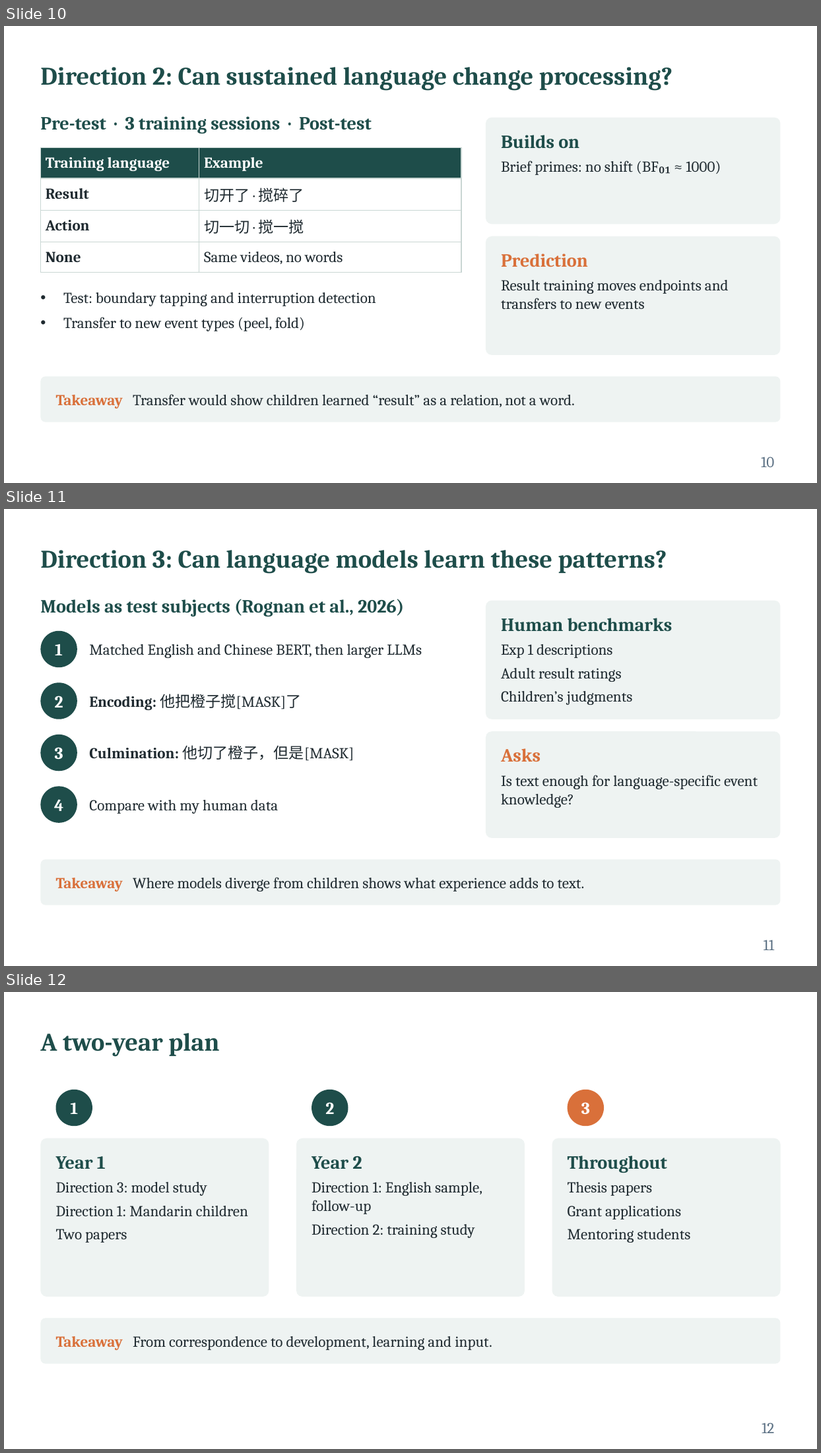
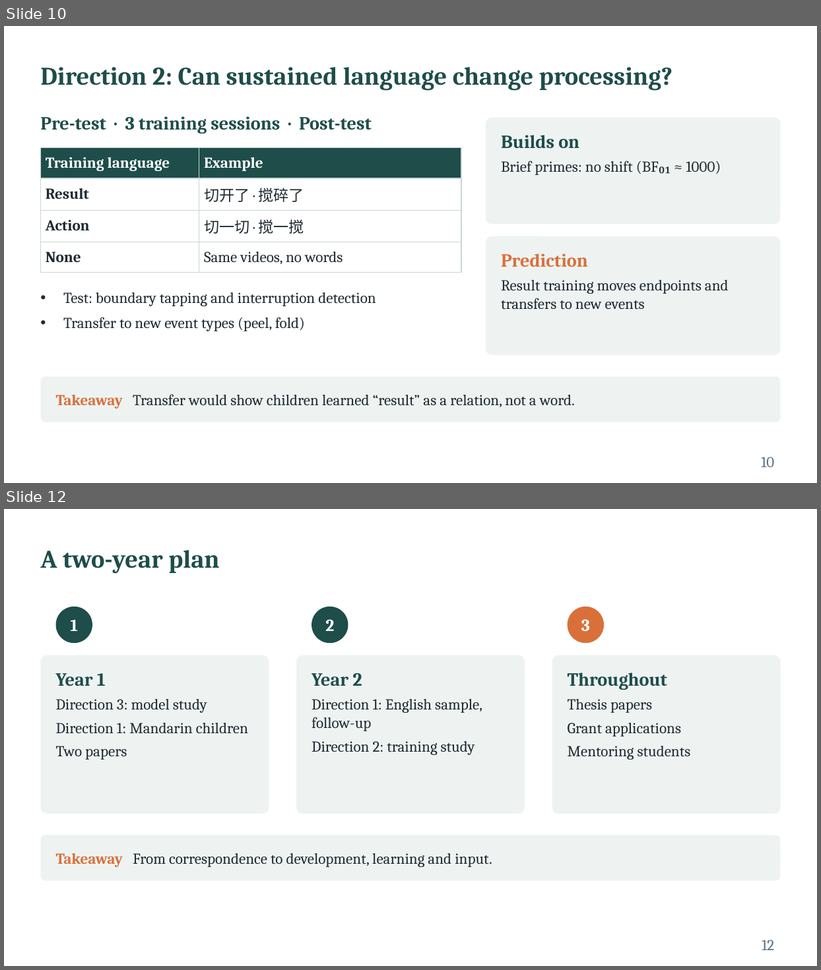
Before and after one commit to xtaoliu/claude, a slide deck: Liu_postdoc_interview_talk.pptx. Shown one above the other, each under a label of ours: slides 10, 11 and 12 before the commit, slides 10 and 12 after it; the slides between them are not shown. The pictures are 821x1453 and 821x970 pixels, drawn with LibreOffice and Linux fonts; fonts in the diff are those of the drawing. Boxes give left, top, right and bottom in pixels: in the first picture for what was removed or moved away, otherwise in the second. Text is boxed around its words. In the diff, an @@ line names an element or a change of style, - is before the commit and + after.

```diff
--- a/Liu_postdoc_interview_talk.pptx
+++ b/Liu_postdoc_interview_talk.pptx
@@ slide 11 removed at (x1=4, y1=509, x2=817, y2=966), background #FFFFFF @@
@@ title removed at (x1=40, y1=550, x2=667, y2=574) @@
-Direction 3: Can language models learn these patterns?
@@ text removed at (x1=40, y1=599, x2=404, y2=617) @@
-Models as test subjects (Rognan et al., 2026)
@@ rounded rectangle removed at (x1=486, y1=601, x2=781, y2=720) @@
@@ text removed at (x1=501, y1=618, x2=673, y2=705) @@
-Human benchmarks
-Exp 1 descriptions
-Adult result ratings
-Children’s judgments
@@ ellipse removed at (x1=40, y1=631, x2=77, y2=667) @@
@@ text removed at (x1=55, y1=644, x2=63, y2=656) @@
-1
@@ text removed at (x1=89, y1=644, x2=422, y2=658) @@
-Matched English and Chinese BERT, then larger LLMs
@@ ellipse removed at (x1=40, y1=683, x2=77, y2=720) @@
@@ text removed at (x1=55, y1=696, x2=63, y2=708) @@
-2
@@ text removed at (x1=89, y1=694, x2=301, y2=710) @@
-Encoding: 他把橙子搅[MASK]了
@@ ellipse removed at (x1=40, y1=735, x2=77, y2=771) @@
@@ text removed at (x1=89, y1=745, x2=354, y2=761) @@
-Culmination: 他切了橙子，但是[MASK]
@@ rounded rectangle removed at (x1=486, y1=731, x2=781, y2=838) @@
@@ text removed at (x1=55, y1=747, x2=63, y2=759) @@
-3
@@ text removed at (x1=501, y1=749, x2=758, y2=808) @@
-Asks
-Is text enough for language-specific event knowledge?
@@ ellipse removed at (x1=40, y1=787, x2=77, y2=823) @@
@@ text removed at (x1=54, y1=799, x2=63, y2=811) @@
-4
@@ text removed at (x1=89, y1=800, x2=278, y2=814) @@
-Compare with my human data
@@ rounded rectangle removed at (x1=40, y1=859, x2=781, y2=906) @@
@@ text removed at (x1=56, y1=877, x2=585, y2=892) @@
-Takeaway Where models diverge from children shows what experience adds to text.
@@ page number removed at (x1=764, y1=940, x2=775, y2=951) @@
-11
```
Also in this commit, not shown: 3 slides changed, 1 slide added, 1 other file.
